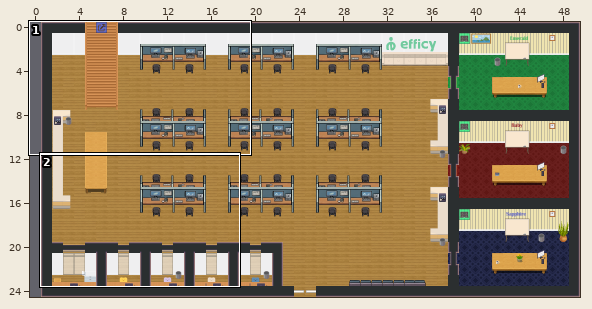
Tiled map (JSON), stored at office2.tmj. The picture above shows the old version from afar; the outline marks the close-up.
Close-up. Before the edit:
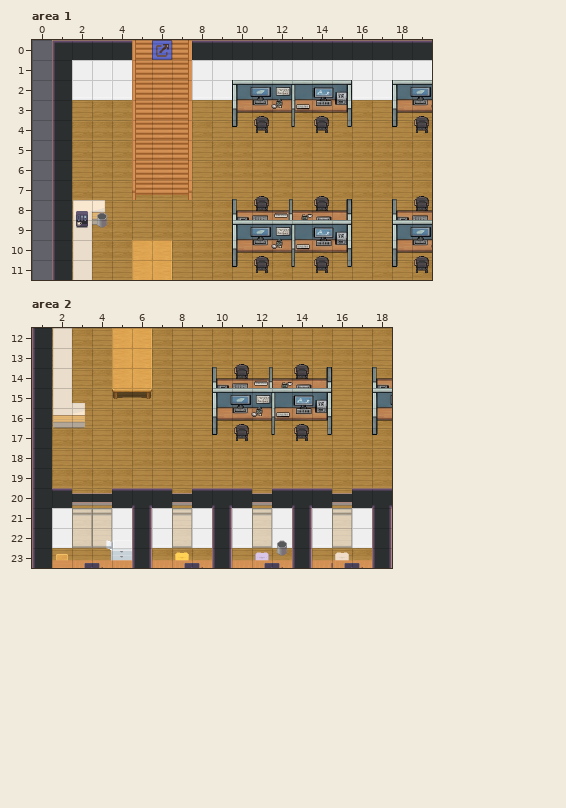
Cells are 32x32 px. Shown: area 1 x 0..19, y 0..11; area 2 x 1..18, y 12..23. The commit also changed other parts of the map, which this record leaves out. Tiles whose own drawing changed are shown in their newer look in all pictures.
After the commit:
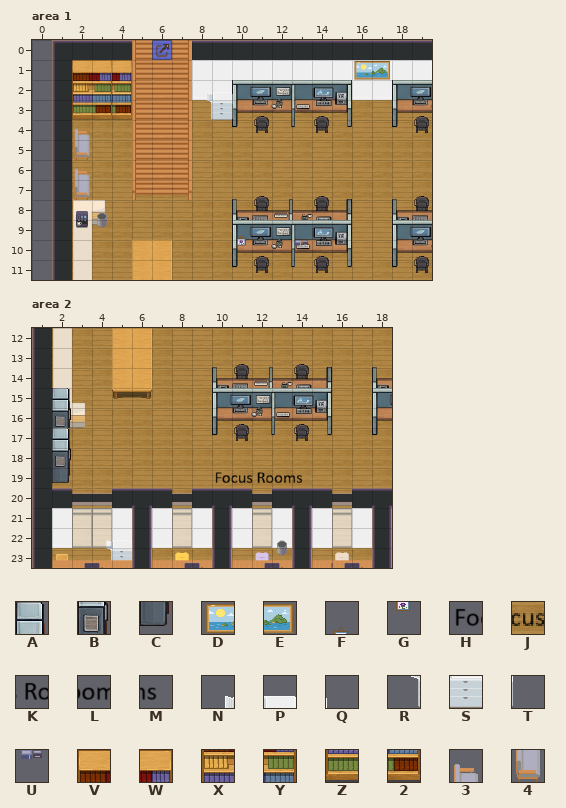
Key: from "Custom": A 107, B 213, C 319; from "WA_Decoration": D 0, E 1, F 33, G 45; from "WA_Logo_Long": H 170, J 171, K 172, L 173, M 174; from "WA_Miscellaneous": N 26, P 27, Q 28, R 36, S 37, T 38, U 64 turned 180; from "WA_Other_Furniture": V 22, W 23, X 34, Y 35, Z 46, 2 47; from "WA_Seats": 3 112, 4 130.
_ is an empty cell.
See-through tiles are keyed as they look on the map.
From the commit log: custom furniture
The exact change:
Layer "furniture/Furniture", area 1:
Tile D now appears in row 1 at x 16.
Tile E now appears in row 1 at x 17.
Layer "furniture/Furniture Above", area 1:
Tile 3 now appears in row 4 at x 2; in row 6 at x 2.
Tile 4 now appears in row 5 at x 2; in row 7 at x 2.
Layer "above/Furniture above", area 1:
Tile 2 now appears in row 3 at x 3 to 4.
Tile F now appears in row 9 at x 10.
Tile G now appears in row 10 at x 10.
Tile N now appears in row 2 at x 8.
Tile P now appears in row 2 at x 9.
Tile Q now appears in row 2 at x 10.
Tile R now appears in row 3 at x 8.
Tile S now appears in row 3 at x 9.
Tile T now appears in row 3 at x 10.
Tile U now appears in row 10 at x 13.
Tile V now appears in row 1 at x 2.
Tile W now appears in row 1 at x 3 to 4.
Tile X now appears in row 2 at x 2.
Tile Y now appears in row 2 at x 3 to 4.
Tile Z now appears in row 3 at x 2.
Layer "furniture/Furniture Above", area 2:
Tile A now appears in row 15 at x 2; in row 17 at x 2.
Tile B now appears in row 16 at x 2; in row 18 at x 2.
Tile C now appears in row 19 at x 2.
Layer "furniture/Stairs", area 2:
Tile H now appears in row 19 at x 10.
Tile J now appears in row 19 at x 11.
Tile K now appears in row 19 at x 12.
Tile L now appears in row 19 at x 13.
Tile M now appears in row 19 at x 14.
